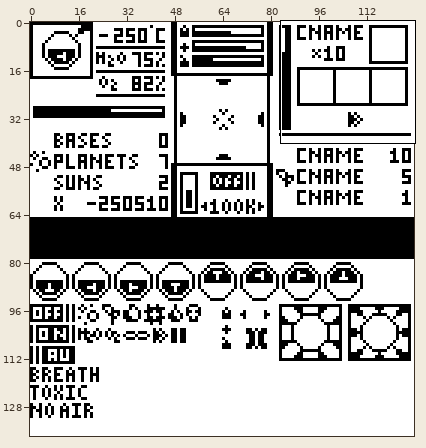
Two states of a sprite sheet, Graphismes et gameplay/UIfinal/InGame Tabs and elements/sprite v2.png. Above, an overview of the earlier version with the close-up marked.
Close-up. Before the commit:
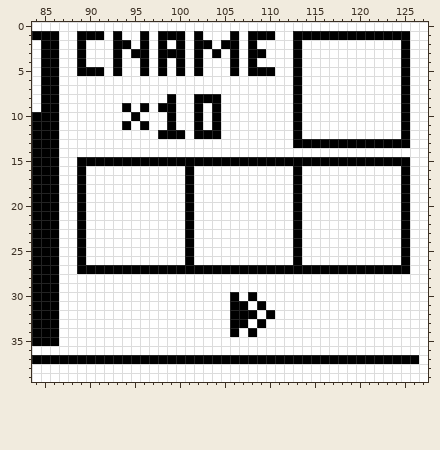
The file is 128x138 pixels. Shown: x 84..127, y 0..39.
New version:
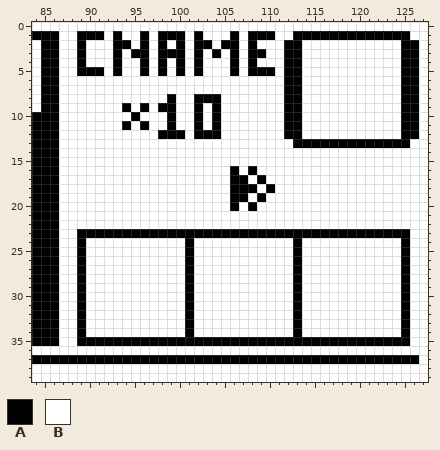
Palette (. is transparent): A #000000  B #ffffff
Change:
@@ x 84..127 @@
  1 AAABBAAABABBABAAABABBBABAAABBAAAAAAAAAAAAABB
- 2 BAABBABBBAABABABABAABAABABBBBABBBBBBBBBBBABB
- 3 BAABBABBBABAABAAABABABABAABBBABBBBBBBBBBBABB
- 4 BAABBABBBABBABABABABBBABABBBBABBBBBBBBBBBABB
- 5 BAABBAAABABBABABABABBBABAAABBABBBBBBBBBBBABB
- 6 BAABBBBBBBBBBBBBBBBBBBBBBBBBBABBBBBBBBBBBABB
- 7 BAABBBBBBBBBBBBBBBBBBBBBBBBBBABBBBBBBBBBBABB
- 8 BAABBBBBBBBBBBBABBAAABBBBBBBBABBBBBBBBBBBABB
- 9 BAABBBBBBBABABAABBABABBBBBBBBABBBBBBBBBBBABB
-10 AAABBBBBBBBABBBABBABABBBBBBBBABBBBBBBBBBBABB
-11 AAABBBBBBBABABBABBABABBBBBBBBABBBBBBBBBBBABB
-12 AAABBBBBBBBBBBAAABAAABBBBBBBBABBBBBBBBBBBABB
+ 2 BAABBABBBAABABABABAABAABABBBAABBBBBBBBBBBAAB
+ 3 BAABBABBBABAABAAABABABABAABBAABBBBBBBBBBBAAB
+ 4 BAABBABBBABBABABABABBBABABBBAABBBBBBBBBBBAAB
+ 5 BAABBAAABABBABABABABBBABAAABAABBBBBBBBBBBAAB
+ 6 BAABBBBBBBBBBBBBBBBBBBBBBBBBAABBBBBBBBBBBAAB
+ 7 BAABBBBBBBBBBBBBBBBBBBBBBBBBAABBBBBBBBBBBAAB
+ 8 BAABBBBBBBBBBBBABBAAABBBBBBBAABBBBBBBBBBBAAB
+ 9 BAABBBBBBBABABAABBABABBBBBBBAABBBBBBBBBBBAAB
+10 AAABBBBBBBBABBBABBABABBBBBBBAABBBBBBBBBBBAAB
+11 AAABBBBBBBABABBABBABABBBBBBBAABBBBBBBBBBBAAB
+12 AAABBBBBBBBBBBAAABAAABBBBBBBAABBBBBBBBBBBAAB
 13 AAABBBBBBBBBBBBBBBBBBBBBBBBBBAAAAAAAAAAAAABB
 14 AAABBBBBBBBBBBBBBBBBBBBBBBBBBBBBBBBBBBBBBBBB
-15 AAABBAAAAAAAAAAAAAAAAAAAAAAAAAAAAAAAAAAAAABB
-16 AAABBABBBBBBBBBBBABBBBBBBBBBBABBBBBBBBBBBABB
-17 AAABBABBBBBBBBBBBABBBBBBBBBBBABBBBBBBBBBBABB
-18 AAABBABBBBBBBBBBBABBBBBBBBBBBABBBBBBBBBBBABB
-19 AAABBABBBBBBBBBBBABBBBBBBBBBBABBBBBBBBBBBABB
-20 AAABBABBBBBBBBBBBABBBBBBBBBBBABBBBBBBBBBBABB
-21 AAABBABBBBBBBBBBBABBBBBBBBBBBABBBBBBBBBBBABB
-22 AAABBABBBBBBBBBBBABBBBBBBBBBBABBBBBBBBBBBABB
-23 AAABBABBBBBBBBBBBABBBBBBBBBBBABBBBBBBBBBBABB
+15 AAABBBBBBBBBBBBBBBBBBBBBBBBBBBBBBBBBBBBBBBBB
+16 AAABBBBBBBBBBBBBBBBBBBABABBBBBBBBBBBBBBBBBBB
+17 AAABBBBBBBBBBBBBBBBBBBAABABBBBBBBBBBBBBBBBBB
+18 AAABBBBBBBBBBBBBBBBBBBAAABABBBBBBBBBBBBBBBBB
+19 AAABBBBBBBBBBBBBBBBBBBAABABBBBBBBBBBBBBBBBBB
+20 AAABBBBBBBBBBBBBBBBBBBABABBBBBBBBBBBBBBBBBBB
+21 AAABBBBBBBBBBBBBBBBBBBBBBBBBBBBBBBBBBBBBBBBB
+22 AAABBBBBBBBBBBBBBBBBBBBBBBBBBBBBBBBBBBBBBBBB
+23 AAABBAAAAAAAAAAAAAAAAAAAAAAAAAAAAAAAAAAAAABB
 24 AAABBABBBBBBBBBBBABBBBBBBBBBBABBBBBBBBBBBABB
@@ x 84..127 @@
 26 AAABBABBBBBBBBBBBABBBBBBBBBBBABBBBBBBBBBBABB
-27 AAABBAAAAAAAAAAAAAAAAAAAAAAAAAAAAAAAAAAAAABB
-28 AAABBBBBBBBBBBBBBBBBBBBBBBBBBBBBBBBBBBBBBBBB
-29 AAABBBBBBBBBBBBBBBBBBBBBBBBBBBBBBBBBBBBBBBBB
-30 AAABBBBBBBBBBBBBBBBBBBABABBBBBBBBBBBBBBBBBBB
-31 AAABBBBBBBBBBBBBBBBBBBAABABBBBBBBBBBBBBBBBBB
-32 AAABBBBBBBBBBBBBBBBBBBAAABABBBBBBBBBBBBBBBBB
-33 AAABBBBBBBBBBBBBBBBBBBAABABBBBBBBBBBBBBBBBBB
-34 AAABBBBBBBBBBBBBBBBBBBABABBBBBBBBBBBBBBBBBBB
-35 AAABBBBBBBBBBBBBBBBBBBBBBBBBBBBBBBBBBBBBBBBB
+27 AAABBABBBBBBBBBBBABBBBBBBBBBBABBBBBBBBBBBABB
+28 AAABBABBBBBBBBBBBABBBBBBBBBBBABBBBBBBBBBBABB
+29 AAABBABBBBBBBBBBBABBBBBBBBBBBABBBBBBBBBBBABB
+30 AAABBABBBBBBBBBBBABBBBBBBBBBBABBBBBBBBBBBABB
+31 AAABBABBBBBBBBBBBABBBBBBBBBBBABBBBBBBBBBBABB
+32 AAABBABBBBBBBBBBBABBBBBBBBBBBABBBBBBBBBBBABB
+33 AAABBABBBBBBBBBBBABBBBBBBBBBBABBBBBBBBBBBABB
+34 AAABBABBBBBBBBBBBABBBBBBBBBBBABBBBBBBBBBBABB
+35 AAABBAAAAAAAAAAAAAAAAAAAAAAAAAAAAAAAAAAAAABB
 36 BBBBBBBBBBBBBBBBBBBBBBBBBBBBBBBBBBBBBBBBBBBB
Boxes around the changes in both close-ups, in picture pixels (x1, y1, x2, y2):
changed: (77, 40, 419, 238)
changed: (77, 265, 410, 346)
